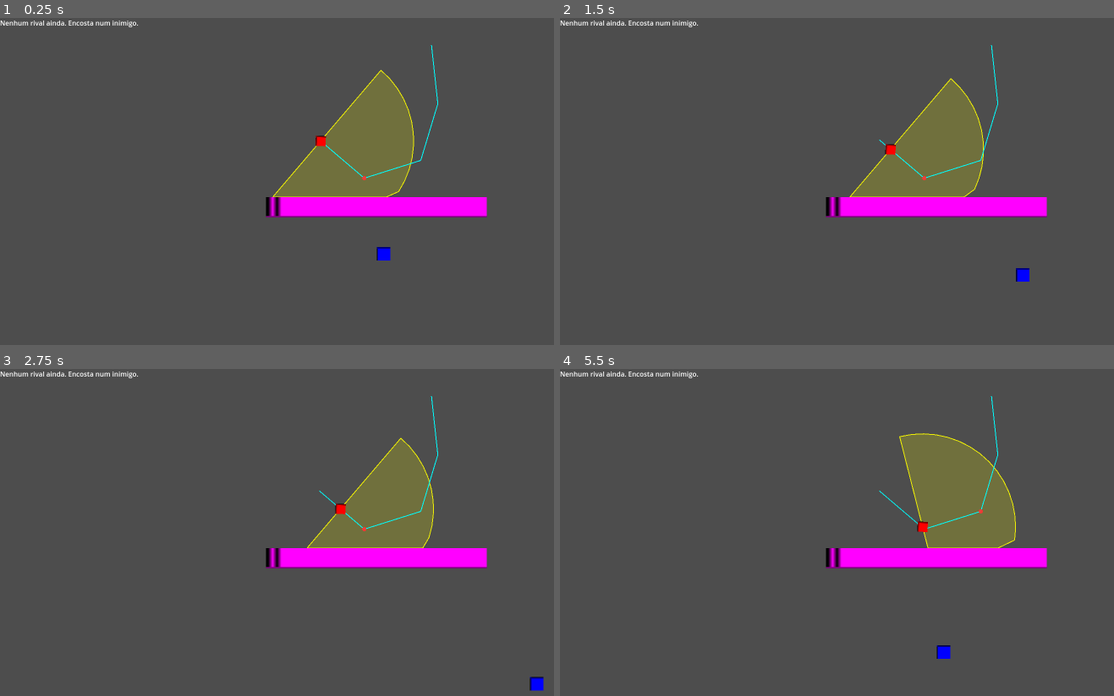
Above: before the commit, frames 1-4 (two rows, left to right).
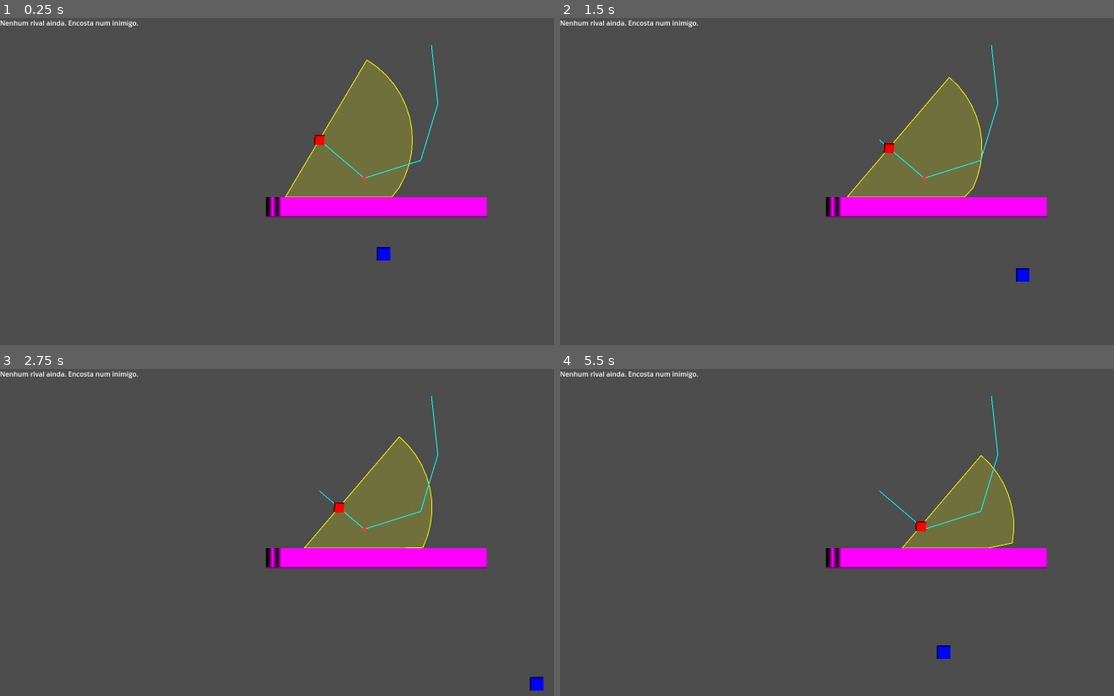
Above: after the commit, the same moments.

Repository: titosavio/Games
Game: Godot game, scene res://scenes/Main.tscn
The game is run twice, just before and just after one commit, with the same random seed, the same clock (stepped at 60 frames per second) and the same inputs.
Inputs:
- Up to frame 1 (0.25 s): no input
- Up to frame 2 (1.5 s): hold Right (ui_right) 0.53-1.28 s; hold Down (ui_down) from 1.28 s (still down)
- Up to frame 3 (2.75 s): release Down (ui_down) at 2.03 s; hold Right (ui_right) from 2.03 s (still down)
- Up to frame 4 (5.5 s): release Right (ui_right) at 2.78 s; hold W (ui_up) 2.78-3.53 s; hold Left (ui_left) 3.53-5.03 s; hold Down (ui_down) from 5.03 s (still down)

The runs differ from the first frame. In frame 1, 1.0% of the frame differs, in the area x 49-75%, y 12-55%; in frame 2, 0.5%; in frame 3, 0.4%; in frame 4, 2.7%, in the area x 61-83%, y 19-55%.

Commit message:
refactor: Enhance enemy investigation behavior
Add logic to build and follow an investigation arc when the enemy enters the INVESTIGATE state. Introduce new variables to manage direction changes and streamline the investigation process, improving overall enemy AI behavior.

Diff:
--- a/new-game-project/scripts/enemy/enemy.gd
+++ b/new-game-project/scripts/enemy/enemy.gd
@@ -29,6 +29,7 @@
 
 var speed := base_speed
 var spawn_pos: Vector2
+var points_per_direction_change := 12
 
 var adversary_system: AdversarySystem
 var target: CharacterBody2D
--- a/new-game-project/scripts/enemy/enemy_brain.gd
+++ b/new-game-project/scripts/enemy/enemy_brain.gd
@@ -14,6 +14,7 @@
 var last_seen_pos: Vector2 = Vector2.ZERO
 var last_seen_t := -999.0
 var investigate_until := -999.0
+var investigate_start_t := -999.0
 
 var patrol_speed_mult := 0.5
 
@@ -50,6 +51,7 @@
 		speed_mult = sm
 
 func update_intent() -> EnemyIntent:
+
 	sees = enemy_owner.vision.can_see_target()
 	if sees:
 		last_seen_pos = enemy_owner.target.global_position
@@ -65,6 +67,11 @@
 	if intent.clear_nav_path:
 		enemy_owner.nav.clear_path()
 
+	# Detecta entrada em INVESTIGATE e calcula arco
+	if state == State.INVESTIGATE and last_state != State.INVESTIGATE:
+		enemy_owner.nav.build_investigate_arc()
+		investigate_start_t = _now()
+
 	match intent.state:
 		State.PATROL:
 			speed_mult = patrol_speed_mult
@@ -72,21 +79,23 @@
 				enemy_owner.global_position,
 				enemy_owner.spawn_pos,
 				enemy_owner.motor.facing_dir,
-				)
-
+			)
 		State.CHASE:
 			speed_mult = 1.0
-
 		State.INVESTIGATE:
 			speed_mult = 0.75
-
+			var progress: float = clamp((_now() - investigate_start_t) / investigate_time, 0.0, 1.0)
+			var arrived := _has_arrived(last_seen_pos)
+			if arrived:
+				var look_pt = enemy_owner.nav.investigate_target(progress) # ponto no arco
+				enemy_owner.motor.look_towards(look_pt)
+				desired_point = enemy_owner.global_position # não anda
 		State.RETURN:
 			speed_mult = 0.8
 			desired_point = enemy_owner.nav.return_target(
 				enemy_owner.global_position,
 				enemy_owner.spawn_pos,
 			)
-
 	return EnemyIntent.new(intent.state, desired_point, speed_mult)
 
 
@@ -109,21 +118,28 @@
 		State.CHASE:
 			# se nao ve mais o player, vai para investigar
 			if (now - last_seen_t) > chase_timeout or enemy_owner.global_position.distance_to(last_seen_pos) < enemy_owner.shape_radius:
-				last_seen_pos = enemy_owner.global_position # fixa a posicao atual
+				investigate_start_t = now
+
+				# ajuste para nao ficar andando em circulos
+				if enemy_owner.global_position.distance_to(last_seen_pos) < enemy_owner.shape_radius:
+					last_seen_pos = enemy_owner.global_position
+
 				return Intent.new(State.INVESTIGATE, now + investigate_time, last_seen_pos, true)
 
 			# continua a perseguir até ver o player ou timeout
 			return Intent.new(state, investigate_until, last_seen_pos, true)
 
 		State.INVESTIGATE:
-			# se ja chegou, e o tempo de investigar acabou, volta ao spawn
-			if now > investigate_until and enemy_owner.global_position.distance_to(last_seen_pos) < enemy_owner.shape_radius + 5.0:
+			var arrived := _has_arrived(last_seen_pos)
+			if now > investigate_until and arrived:
 				return Intent.new(State.RETURN, investigate_until, enemy_owner.spawn_pos, true)
-			if enemy_owner.global_position.distance_to(last_seen_pos) < enemy_owner.shape_radius + 5.0:
-				# Já chegou, não precisa mover
-				return Intent.new(state, investigate_until, enemy_owner.global_position, false)
-			# continua a investigar
-			return Intent.new(state, investigate_until, last_seen_pos, false)
+
+			# enquanto não chegou no last_seen_pos, vai até lá
+			if not arrived:
+				return Intent.new(state, investigate_until, last_seen_pos, false)
+
+			# chegou: fica no arco (update_intent decide o target), então não força movimento base
+			return Intent.new(state, investigate_until, Vector2.ZERO, false)
 
 		State.RETURN:
 			# se chegou ao spawn, volta a patrulhar
@@ -138,3 +154,6 @@
 
 func _now() -> float:
 	return Time.get_ticks_msec() / 1000.0
+
+func _has_arrived(target: Vector2) -> bool:
+	return enemy_owner.global_position.distance_to(target) < enemy_owner.shape_radius + 5.0
--- a/new-game-project/scripts/enemy/enemy_motor.gd
+++ b/new-game-project/scripts/enemy/enemy_motor.gd
@@ -6,9 +6,17 @@
 var accel := 10.0
 var facing_dir := Vector2.RIGHT
 
+var facing_dir_change_arc: Array[Vector2] = []
+
 func setup(o: CharacterBody2D, accel_val: float) -> void:
 	enemy_owner = o
 	accel = accel_val
+
+func look_towards(point: Vector2) -> void:
+	var v := point - enemy_owner.global_position
+	if v.length() < 0.001:
+		return
+	facing_dir = v.normalized()
 
 func move_towards(point: Vector2, speed: float, delta: float) -> void:
 	var v := point - enemy_owner.global_position
@@ -19,11 +27,12 @@
 		return
 
 	var dir := v / dist
-
-	# 👉 anti-flicker: só atualiza facing se movimento for relevante e nao estive em cima
-	if dir.dot(facing_dir) < 0.98 and enemy_owner.global_position.distance_to(point) > enemy_owner.shape_radius + 5.0:
+	if dir.dot(facing_dir) < 0.999:
+		facing_dir_change_arc = enemy_owner.nav.build_direction_change_arc(facing_dir.angle(), dir.angle())
+		for i in range(facing_dir_change_arc.size()):
+			look_towards(facing_dir_change_arc[i])
+			await enemy_owner.get_tree().process_frame
 		facing_dir = dir
-
 
 	var desired := facing_dir * speed
 	enemy_owner.velocity = enemy_owner.velocity.lerp(desired, accel * delta)
--- a/new-game-project/scripts/enemy/enemy_navigator.gd
+++ b/new-game-project/scripts/enemy/enemy_navigator.gd
@@ -18,6 +18,11 @@
 
 var path: Array[Vector2] = []
 var path_i := 0
+
+# Arco de investigação
+var arc_degrees := 90.0
+var investigate_arc: Array[Vector2] = []
+var investigate_arc_i := 0
 
 var path_line_color: Color = Color(0, 1, 1, 0.9)
 var path_point_color: Color = Color(1, 0.2, 0.2, 0.9)
@@ -215,3 +220,43 @@
 func set_direct_target(p: Vector2) -> void:
 	path = [p]
 	path_i = 0
+
+
+func build_direction_change_arc(from_direction: float, to_direction: float, angle_points: int = enemy_owner.points_per_direction_change) -> Array[Vector2]:
+	var calculated_arc: Array[Vector2] = []
+	for i in range(angle_points):
+		var t: float = float(i) / max(angle_points - 1, 1)
+		var angle := lerp_angle(from_direction, to_direction, t)
+		var dir := Vector2.RIGHT.rotated(angle)
+		var point := enemy_owner.global_position + dir * 60.0
+		calculated_arc.append(point)
+	return calculated_arc
+
+# Calcula um arco de investigação entre dois pontos
+func build_investigate_arc() -> void:
+	investigate_arc.clear()
+	investigate_arc_i = 0
+	var current_angle = enemy_owner.motor.facing_dir.angle()
+	var angle_start: float = current_angle - deg_to_rad(arc_degrees / 2.0)
+	var angle_end: float = current_angle + deg_to_rad(arc_degrees / 2.0)
+	var arc_points := int(enemy_owner.investigate_time * 24)
+	var rotate_points := int(arc_points * 0.25)
+	var arc_only_points := arc_points - rotate_points
+	investigate_arc += build_direction_change_arc(
+		current_angle,
+		angle_start,
+		rotate_points
+	)
+	investigate_arc += build_direction_change_arc(
+		angle_start,
+		angle_end,
+		arc_only_points
+	)
+
+# Avança ao longo do arco conforme o tempo de investigação
+func investigate_target(progress: float) -> Vector2:
+	if investigate_arc.is_empty():
+		return enemy_owner.global_position
+	var idx: int = clamp(int(progress * (investigate_arc.size() - 1)), 0, investigate_arc.size() - 1)
+	investigate_arc_i = idx
+	return investigate_arc[idx]
